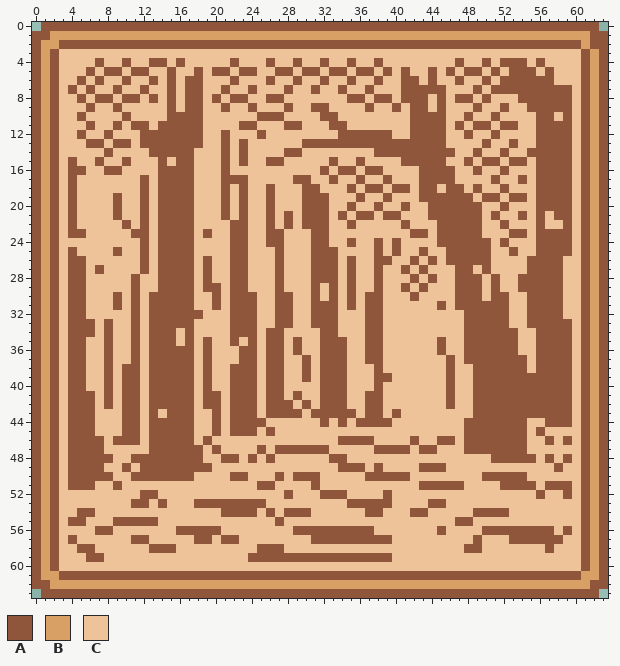
One commit to this pixel-art sprite: Textures/woods.png. The picture above is the old version.
The file is 64x64 pixels.
Palette (. is transparent): A #8f563b  B #d9a066  C #eec39a
Once edited:
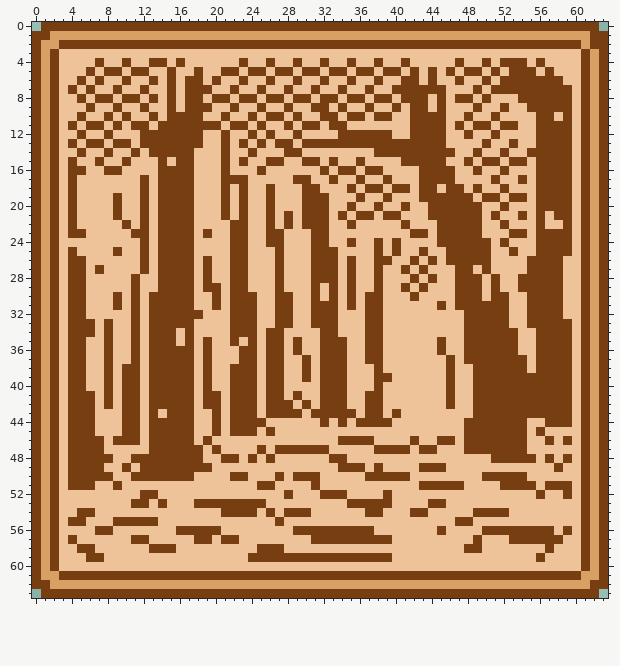
The exact change:
Colour A changes from #8f563b to #773e12.
The author changed colour C to colour A in row 4 at x 23 and 41; in row 5 at x 22, 25, 40 and 42; in row 6 at x 20, 23 and 58; in row 7 at x 19, 22, 25 and 40; in row 8 at x 21, 24, 29 to 30 and 32 to 33; in row 9 at x 12, 19, 22, 25 and 34.
The author changed colour C to colour A in row 10 at x 8, 13, 21, 24, 29, 35 to 36 and 38 to 39; in row 11 at x 4, 7, 19 to 20, 22, 25 and 30 to 31; in row 12 at x 24, 26 and 29; in row 13 at x 4, 25 and 27 to 28; in row 14 at x 5, 11 and 24; in row 15 at x 30 to 31.
The author changed colour C to colour A in row 16 at x 25; in row 59 at x 56.
The author changed colour A to colour C in row 4 at x 22; in row 5 at x 20, 23 and 41; in row 6 at x 22; in row 7 at x 21 and 24; in row 8 at x 22; in row 9 at x 21 and 24.
The author changed colour A to colour C in row 10 at x 25; in row 11 at x 24 and 29; in row 12 at x 25; in row 14 at x 23.
Changed places in both pictures, as pixel boxes (x1, y1, x2, y2):
changed: (32, 22, 608, 598)
